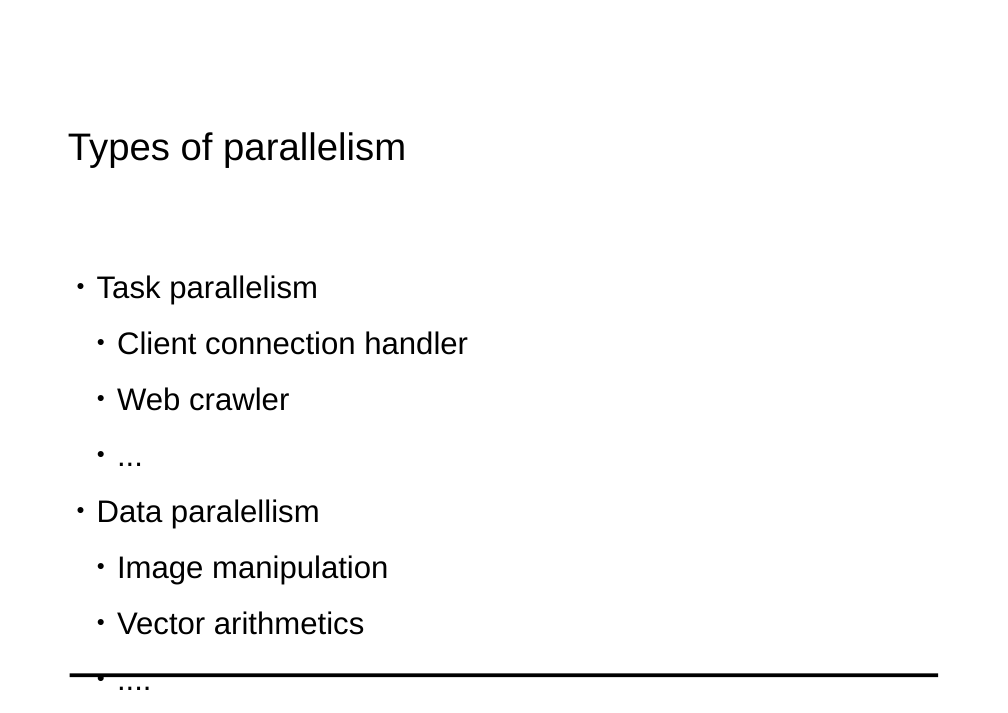
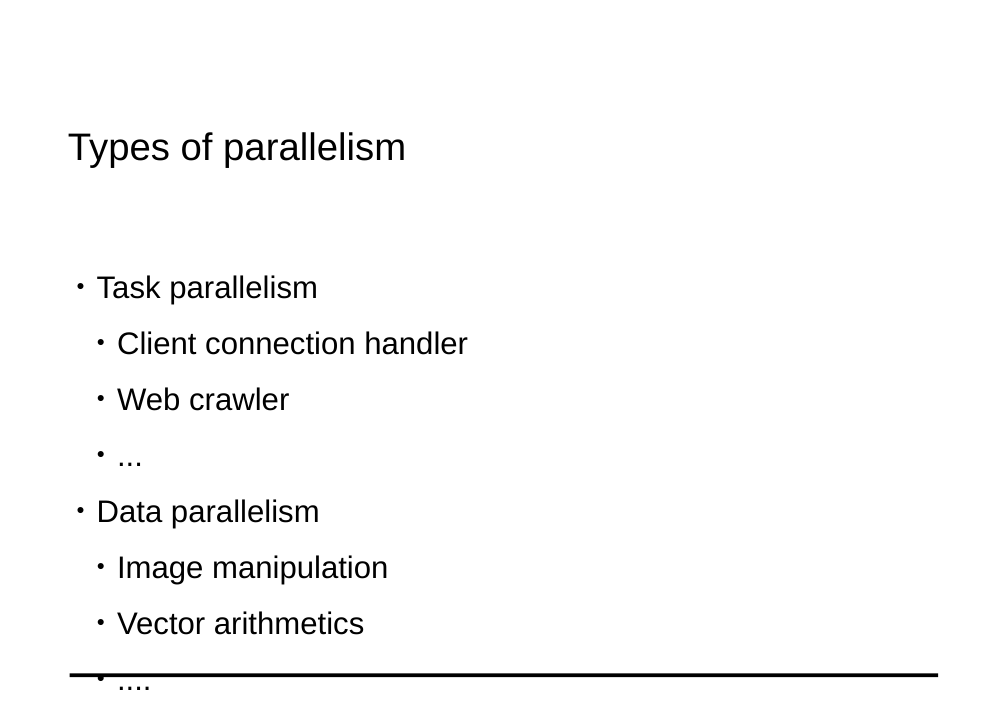
Before and after one commit to fluescher/conpr-opencl-lecture, a slide deck: slide 3 of docs/SL_OpenCL.odp. Drawn at 1008x713 pixels with LibreOffice and Linux fonts; fonts in the diff are those of the drawing; background and template pictures are left out. Boxes give left, top, right and bottom in pixels: in the first picture for what was removed or moved away, otherwise in the second. Text is boxed around its words. In the diff, an @@ line names an element or a change of style, - is before the commit and + after.

```diff
--- a/docs/SL_OpenCL.odp
+++ b/docs/SL_OpenCL.odp
@@ text at bbox=[97, 499, 320, 528]: text changed @@
-● Data paralellism
+● Data parallelism
```
Also in this commit, not shown: 2 other slides changed, 14 slides added, 2 other files.
